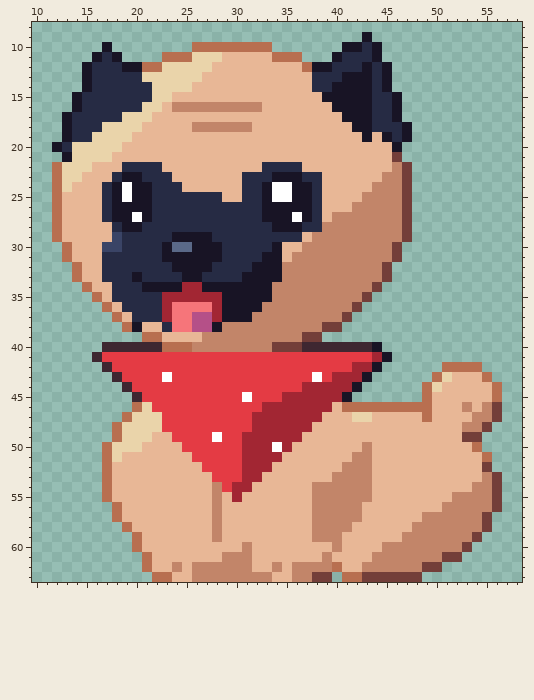
Pixel-art file -- art/portraits/portrait-dog-nugget.aseprite. This is how it looked before the edit.
64x64 pixels, 1 frame. Shown: x 10..58, y 8..63.
After:
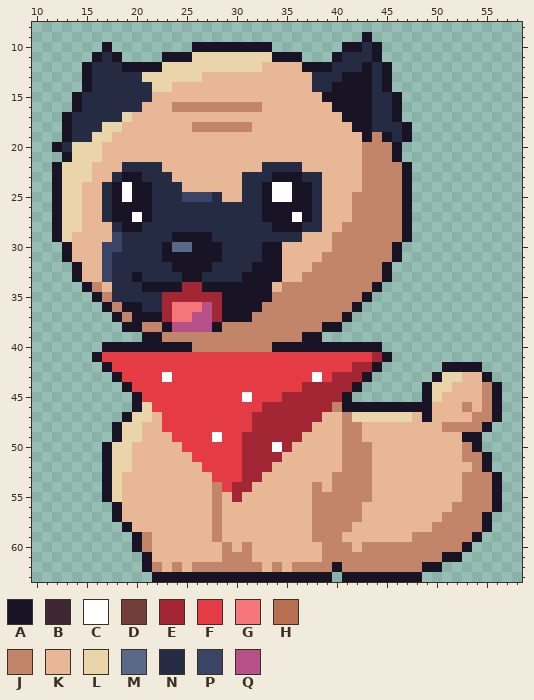
Palette (. is transparent): A #181425  B #3e2731  C #ffffff  D #733e39  E #a22633  F #e43b44  G #f6757a  H #b86f50  J #c28569  K #e8b796  L #ead4aa  M #5a6988  N #262b44  P #3a4466  Q #b55088
Change:
Changed rows in their new state; - is an unchanged pixel.
first column x 12:
10 --------------AAAAAAAA-----------------------
11 -----------AAA---LLLLLAAA--------------------
12 ---------AA-----LLLLL----A-------------------
14 ------------KK-------------------------------
15 ----------KK---------------------------------
16 ---------KK----------------------------------
17 --------KK-----------------------------------
18 -------KK------------------------------------
19 ------KK------------------------J------------
20 -----KK------------------------JJJ-----------
21 -----K-------------------------JJJA----------
22 A------------------------------JJJ-A---------
23 A--L---------------------------JJ--A---------
24 A-L----------------------------J---A---------
25 ALL----------PPP--------------J----A---------
26 ALL--------------------------------A---------
27 ALL-------------------------KK-----A---------
28 ALL------------------------KK------A---------
29 AL------------------------KK-------A---------
30 -A-------------------A---KKK------A----------
31 -A---P------------------KKK-------A----------
32 --A--P-----------------KKK-------A-----------
33 --A--P-----------------KK--------A-----------
34 ---AJ-----------------K---------A------------
35 ----AJ-------------------------A-------------
36 -----AJAA------Q--------------A--------------
37 ------AJAAA------------------A---------------
38 -------A-JJAQQ-------------AA----------------
39 ---------AAJJJJ----------AA------------------
40 -----AAAAAAAAA--------AAAAAAAAAA-------------
41 ----A----------------------------------------
42 -----A---------------------------------AAAA--
43 ------A-------------------------------A-L--A-
44 -------A-----------------------------A-L---JA
45 --------A----------------------------AL----JA
46 --------A-------------------JAAAAAAAAA------A
47 -------A--K------------------J--LLLL-A------A
48 ------A--KK------------------JJ--------JJ--A-
49 ------A--K-------------------JJ----------AA--
50 -----A--K--------------------JJ----------JA--
51 -----A-L---------------------J-----------JJA-
52 -----ALL----------------------------------JA-
53 -----AL----------------------------------JJ-A
54 -----AL--------------------K-------------J--A
55 -----AL---------------------------------K---A
56 ------A--------------------------------K----A
57 ------A------------------------------KK----A-
58 -------A----------------------------KK-----A-
59 --------AJ-------------------------K------A--
60 --------AJ-------J---------J-J-JJ--------A---
61 ---------A------------------JJJJ-------AA----
62 ---------AJ---------J-------AJJ------AA------
63 ----------AAAAAAAAAAAAAAAAAA-AAAAAAAA--------
Boxes around the changes in both pictures, in picture pixels (x1, y1, x2, y2):
changed: (52, 42, 502, 582)
